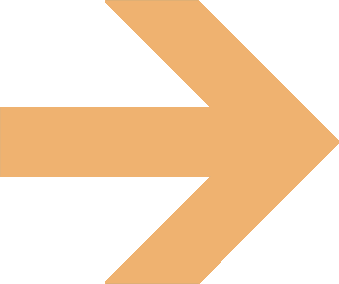
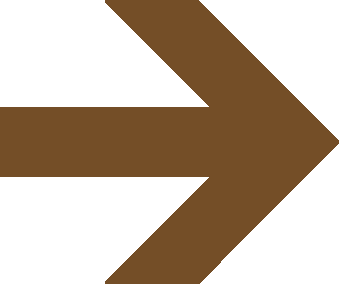
Comparing the layer stacks of the two 339 x 284 images. Changes:
painted on "Layer 1" over 0, 0, 339, 284
